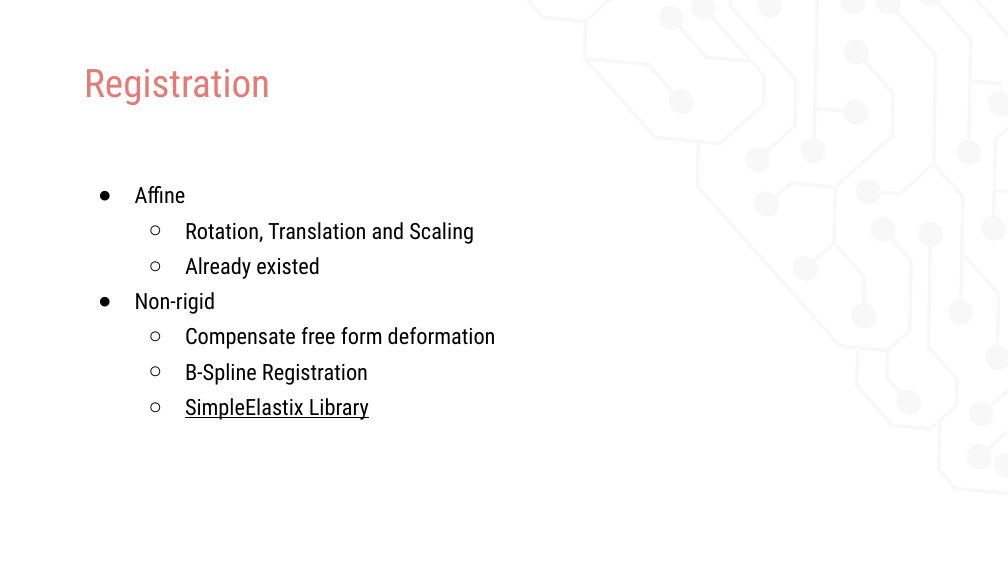
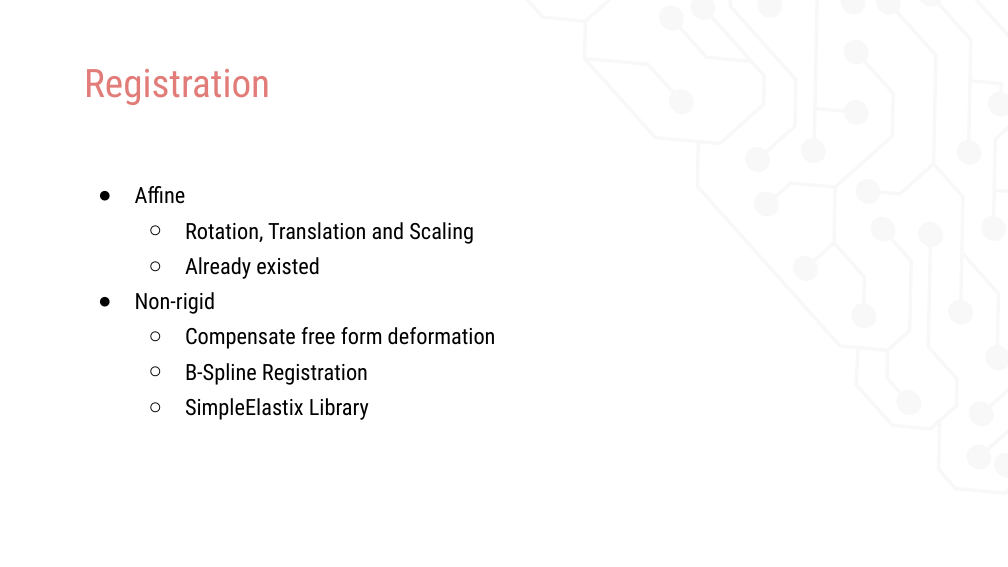
Before and after one commit to uro1012/MIALab, a slide deck: slide 5 of presentation/Presentation_valerioMollet.pptx. Drawn at 1008x567 pixels with LibreOffice and Linux fonts; fonts in the diff are those of the drawing. Boxes give left, top, right and bottom in pixels: in the first picture for what was removed or moved away, otherwise in the second. Text is boxed around its words. In the diff, an @@ line names an element or a change of style, - is before the commit and + after.

```diff
--- a/presentation/Presentation_valerioMollet.pptx
+++ b/presentation/Presentation_valerioMollet.pptx
@@ text at [185,398,369,420]: underline off in "SimpleElastix Library" @@
```
Also in this commit, not shown: 2 other slides changed, 3 slides added, 7 slides removed.
